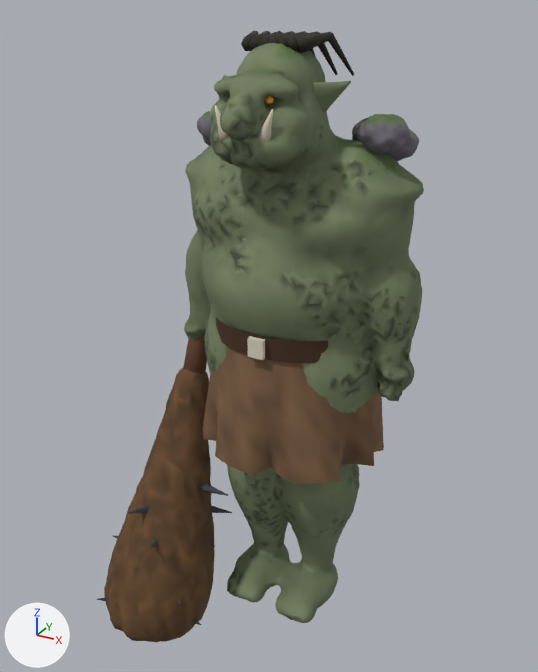
One commit to the glTF model game/assets/gegner/bergtroll.gltf: the scene before it, then after it.
Rendered twice from a 50 mm lens placed at (2.37, -4.7, 4.67), pointed at (-0.11, -0.2, 2.42). Lighting does not change. The marker at lower left points along +X, +Y and +Z. The picture after the commit comes second. Vertices at exactly the same position are counted once.

The first picture shows 'Bergtroll', 'Keule'.
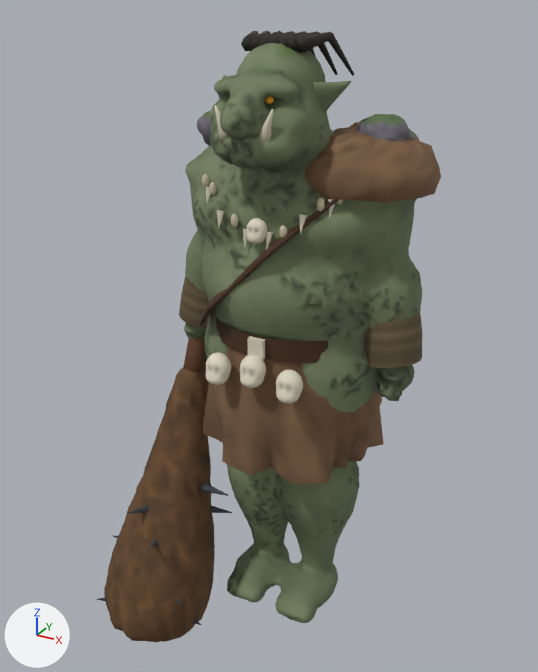
Where the change shows, as pixel boxes [x1, y1, x2, y2] in the pictures (538 x 672 px):
'Bergtroll', reshaped (9% wider)
    before: [184, 30, 424, 623]
    after: [179, 30, 441, 623]
part 1 of me_koerper, added
    after: [317, 198, 325, 211]
part 2 of me_koerper, added
    after: [279, 225, 287, 238]
part 3 of me_koerper, added
    after: [231, 214, 238, 228]
part 4 of me_koerper, added
    after: [209, 182, 216, 196]
part 5 of me_koerper, added
    after: [202, 174, 209, 188]
part 6 of me_koerper, built on
    before: [202, 392, 383, 483]
    after: [179, 122, 441, 482]
part 7 of me_koerper, edited (looks the same)
    both: [203, 338, 382, 460]

The change in detail:
me_koerper is used by ob_bergtroll; location (0.0, 0.0, 0.0).
me_koerper had 10952 vertices, 21648 faces and spanned x -0.97..0.97, y -0.88..0.64, z -0.02..4.54.
me_koerper now has 13287 vertices, 26108 faces and spans x -1.01..1.02, y -0.88..0.64, z -0.02..4.54.
me_koerper part 1: a new loose piece, an icosphere of 80 faces spanning x 0.376..0.434, y -0.473..-0.43, z 3.481..3.577, in mat_bergtroll.
me_koerper part 2: a new loose piece, an icosphere of 80 faces spanning x 0.156..0.213, y -0.559..-0.516, z 3.296..3.392, in mat_bergtroll.
me_koerper part 3: a new loose piece, an icosphere of 80 faces spanning x -0.214..-0.157, y -0.558..-0.515, z 3.326..3.422, in mat_bergtroll.
me_koerper part 4: a new loose piece, an icosphere of 80 faces spanning x -0.44..-0.382, y -0.465..-0.422, z 3.496..3.592, in mat_bergtroll.
me_koerper part 5: a new loose piece, an icosphere of 80 faces spanning x -0.53..-0.472, y -0.415..-0.372, z 3.533..3.629, in mat_bergtroll.
me_koerper part 6: 107 vertices moved from x -0.72..0.75, y -0.62..0.6, z 1.49..2.09 to x -0.76..0.71, y -0.62..0.57, z 1.49..2.09; 2083 vertices added at x -1.01..1.02, y -0.73..0.44, z 2.18..3.98.
me_koerper part 7: 191 kept faces spanning x -0.76..0.73, y -0.64..0.61, z 1.49..4.19 get new vertex colours; the middle colour goes from brown #75583e to brown #74583d.
Other edits to the shape of me_koerper do not show in these pictures.
